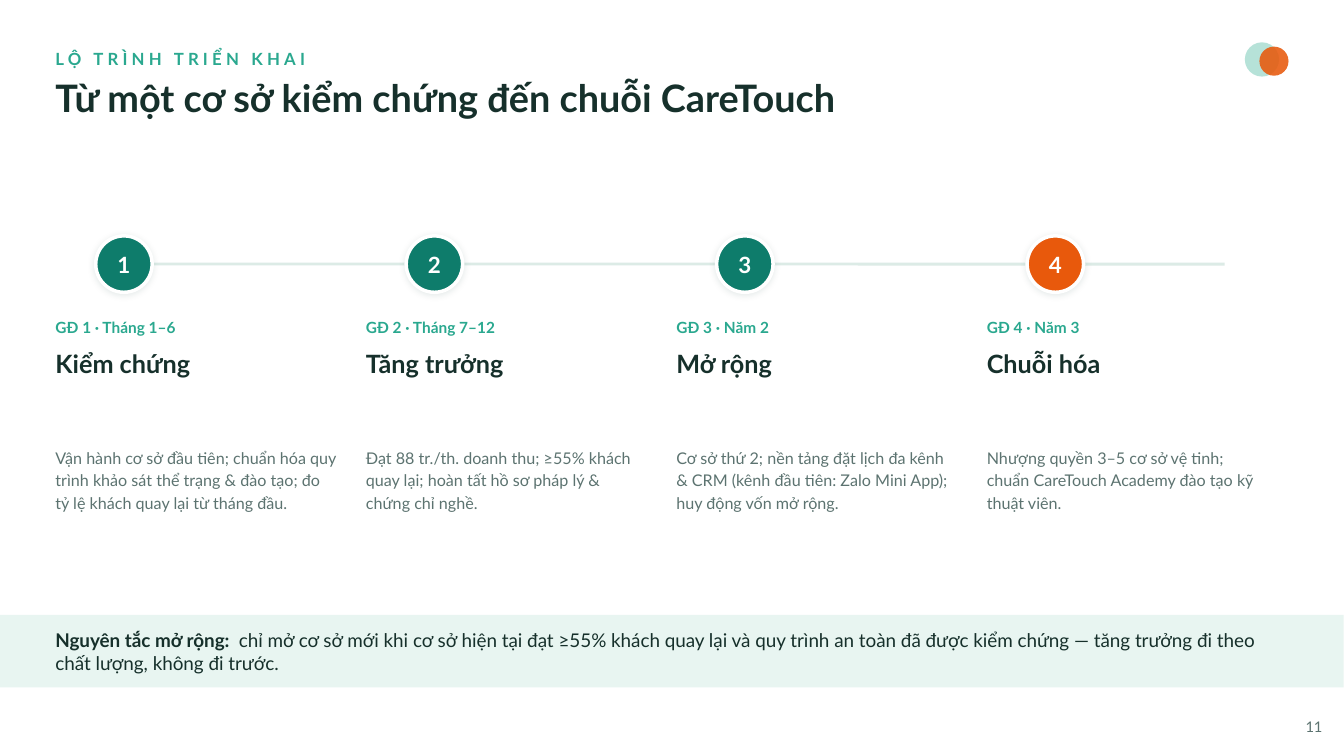
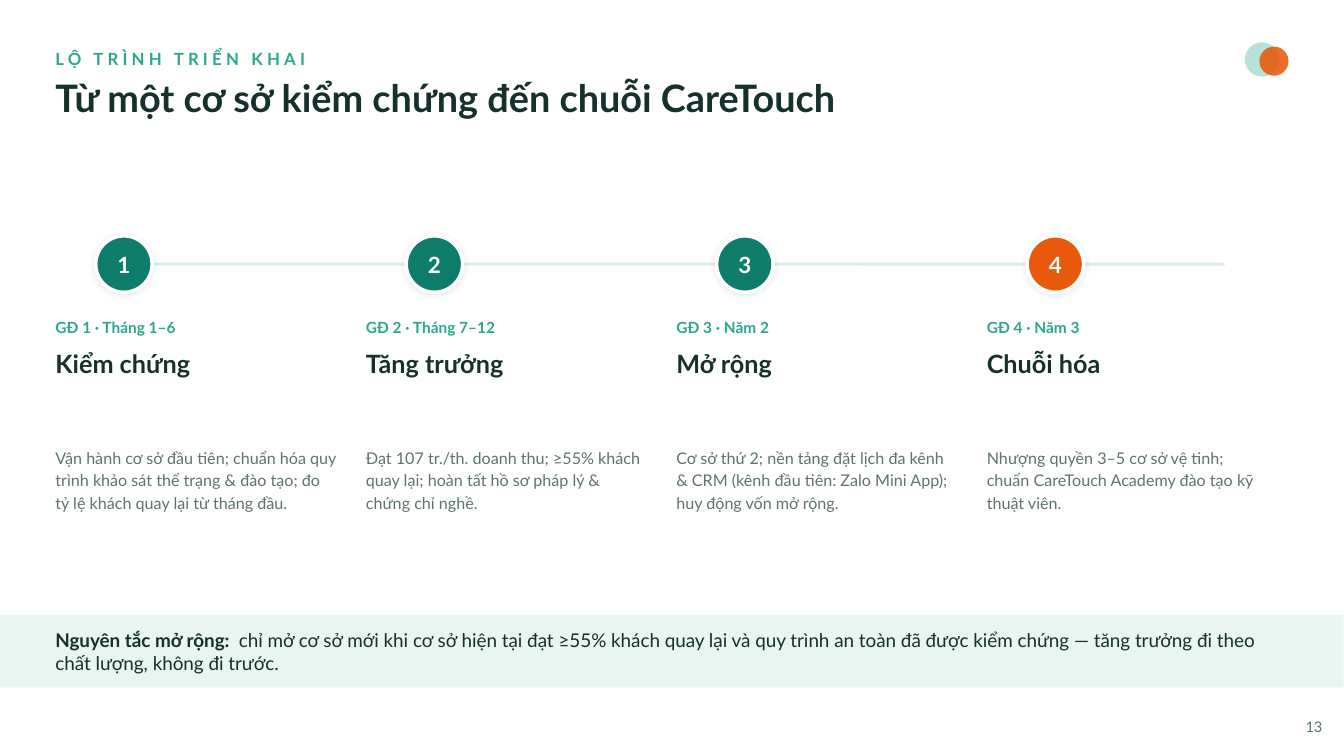
Before and after one commit to Hacogiye/CareTouch, a slide deck: slide 13 of CareTouch-deck.pptx (slide 11 before the commit). Drawn at 1344x756 pixels with LibreOffice and Linux fonts; fonts in the diff are those of the drawing. Boxes give left, top, right and bottom in pixels: in the first picture for what was removed or moved away, otherwise in the second. Text is boxed around its words. In the diff, an @@ line names an element or a change of style, - is before the commit and + after.

Commit message:
Xóa An Khang Đường; slide tự động hiện hết; cập nhật số liệu nhóm; thêm châm cứu
Nội dung:
- Xóa hoàn toàn "An Khang Đường" khỏi báo cáo, PPTX và web (bìa, mục lục, ch.1,
  Phụ lục B). Xóa 2 file gốc bao-cao-an-khang-duong.docx / slide-an-khang-duong.pptx.
- PPTX: mọi slide tự động hiện khi mở (không cần bấm chuột) như slide bìa/kết;
  add_anim.py sinh PLAN từ shape thật + chuẩn hóa id trùng (hết lỗi repair/mất hiệu ứng).
- Tài chính theo số liệu nhóm cập nhật: thuê 35tr/tháng, máy móc 12,8tr, đồng phục 10tr,
  dự phòng 25tr, quảng bá 15tr → CAPEX 306tr + vốn lưu động 130tr = tổng 436tr;
  chi phí cố định 73tr/tháng; hòa vốn T5, hoàn vốn 19-20 tháng.
- Châm cứu – cứu ngải (250.000đ) là dịch vụ bình thường: thêm vào bảng giá, PPTX,
  báo cáo và web (hero, bảng giá, form đặt lịch). Bỏ cách nói "bao gồm châm cứu".
- Biểu đồ tròn cơ cấu vốn 436tr (assets/chart_capital.png) đồng bộ DOCX/PPTX/HTML.
- Sửa ngôn từ lủng củng trên slide; landing: địa chỉ khách hàng đổi sang Hà Nội.

```diff
--- a/CareTouch-deck.pptx
+++ b/CareTouch-deck.pptx
@@ text at bbox=[366, 452, 640, 512]: text changed @@
-Đạt 88 tr./th. doanh thu; ≥55% khách quay lại; hoàn tất hồ sơ pháp lý & chứng chỉ nghề.
+Đạt 107 tr./th. doanh thu; ≥55% khách quay lại; hoàn tất hồ sơ pháp lý & chứng chỉ nghề.
@@ text at bbox=[1306, 721, 1323, 732]: text changed @@
-11
+13
```
Also in this commit, not shown: 10 other slides changed, 2 slides added, 12 other files.
